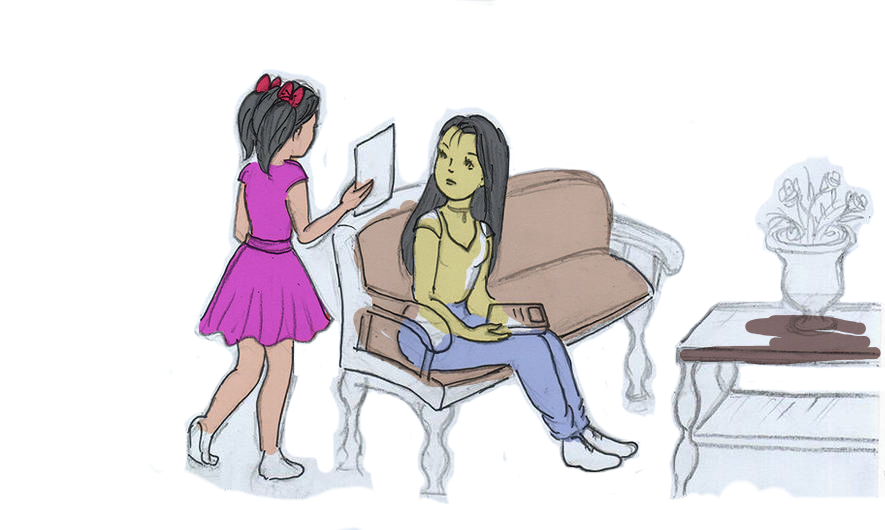
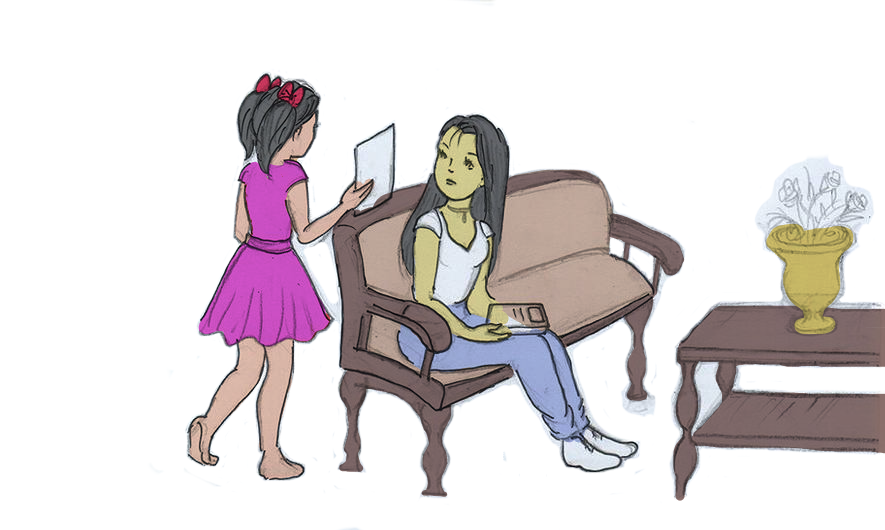
Layered file, before and after one edit (885px x 530px). Changes by layer:
painted on "pencils" over [183, 69, 885, 505]
painted on "fg" over [183, 69, 885, 505]
